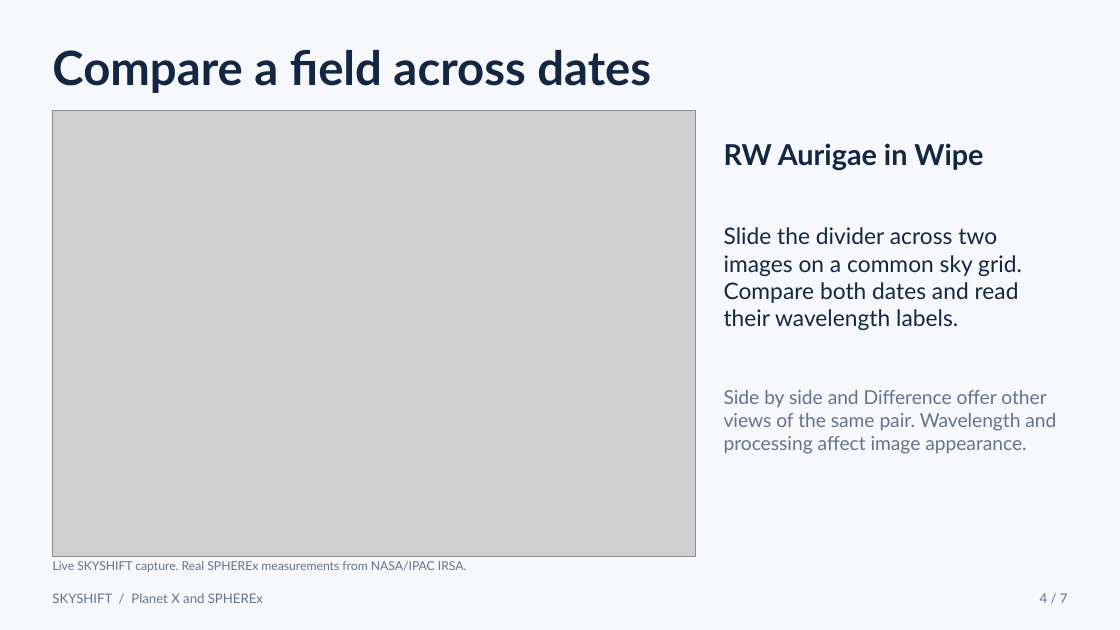
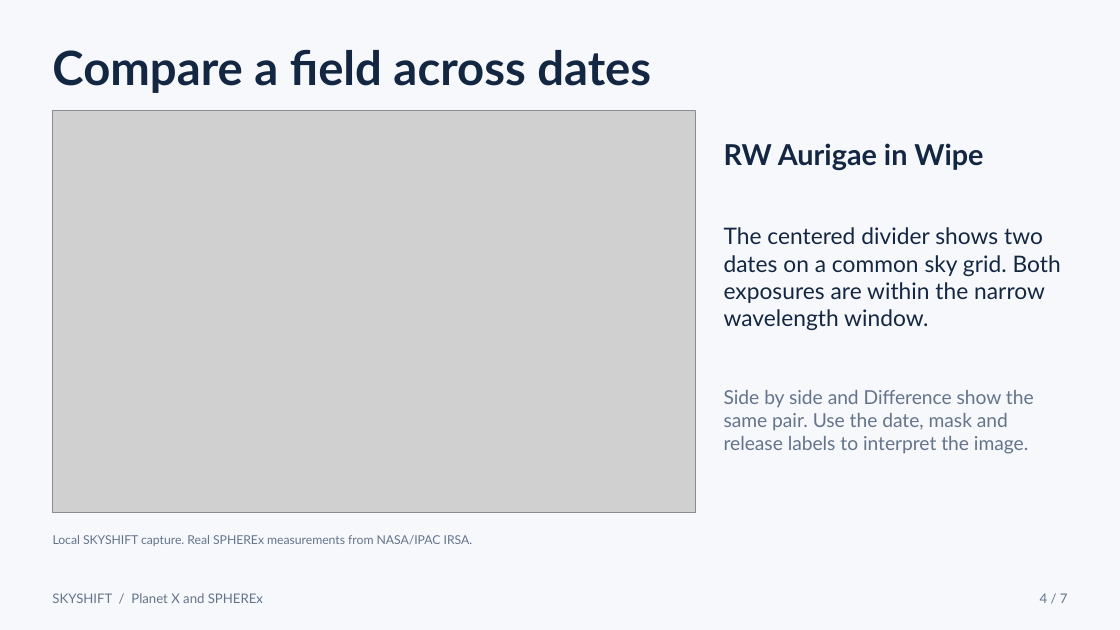
Before and after one commit to MuathYasin000/SKYSHIFT-, a slide deck: slide 4 of docs/demo/SKYSHIFT-demo.pptx. Drawn at 1120x630 pixels with LibreOffice and Linux fonts; fonts in the diff are those of the drawing; grey boxes stand for pictures. Boxes give left, top, right and bottom in pixels: in the first picture for what was removed or moved away, otherwise in the second. Text is boxed around its words. In the diff, an @@ line names an element or a change of style, - is before the commit and + after.

Commit message:
Rebuild the seven-slide demo and project screenshots

```diff
--- a/docs/demo/SKYSHIFT-demo.pptx
+++ b/docs/demo/SKYSHIFT-demo.pptx
@@ picture: place and size @@
-picture at (52,110,696,557)
+picture at (52,110,696,513)
@@ text at (724,227,1061,330): text changed @@
-Slide the divider across two images on a common sky grid. Compare both dates and read their wavelength labels.
+The centered divider shows two dates on a common sky grid. Both exposures are within the narrow wavelength window.
@@ text at (724,390,1034,454): text changed @@
-Side by side and Difference offer other views of the same pair. Wavelength and processing affect image appearance.
+Side by side and Difference show the same pair. Use the date, mask and release labels to interpret the image.
@@ text at (53,535,473,546): text changed @@
-Live SKYSHIFT capture. Real SPHEREx measurements from NASA/IPAC IRSA.
+Local SKYSHIFT capture. Real SPHEREx measurements from NASA/IPAC IRSA.
```
Also in this commit, not shown: 5 other slides changed, 7 other files.
